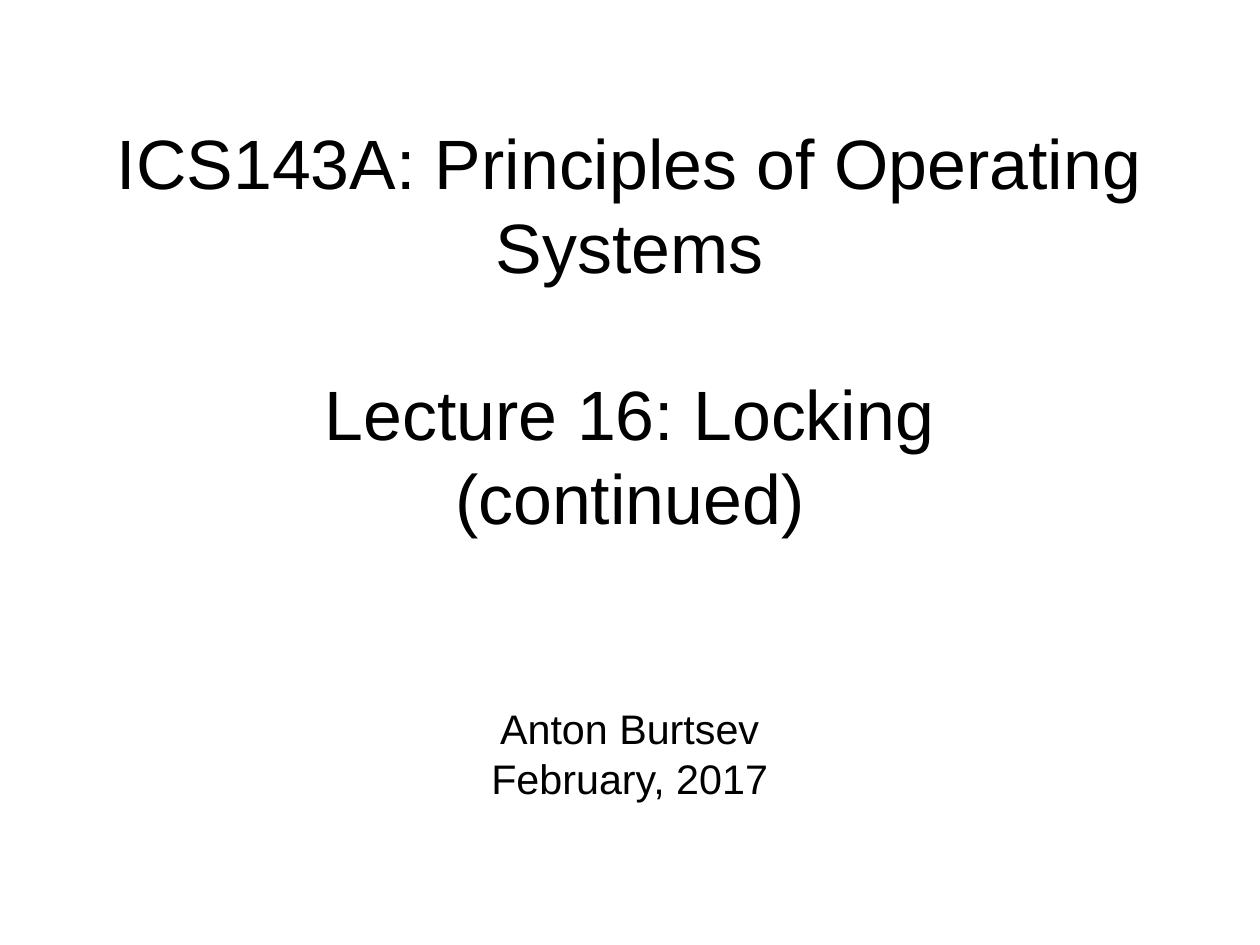
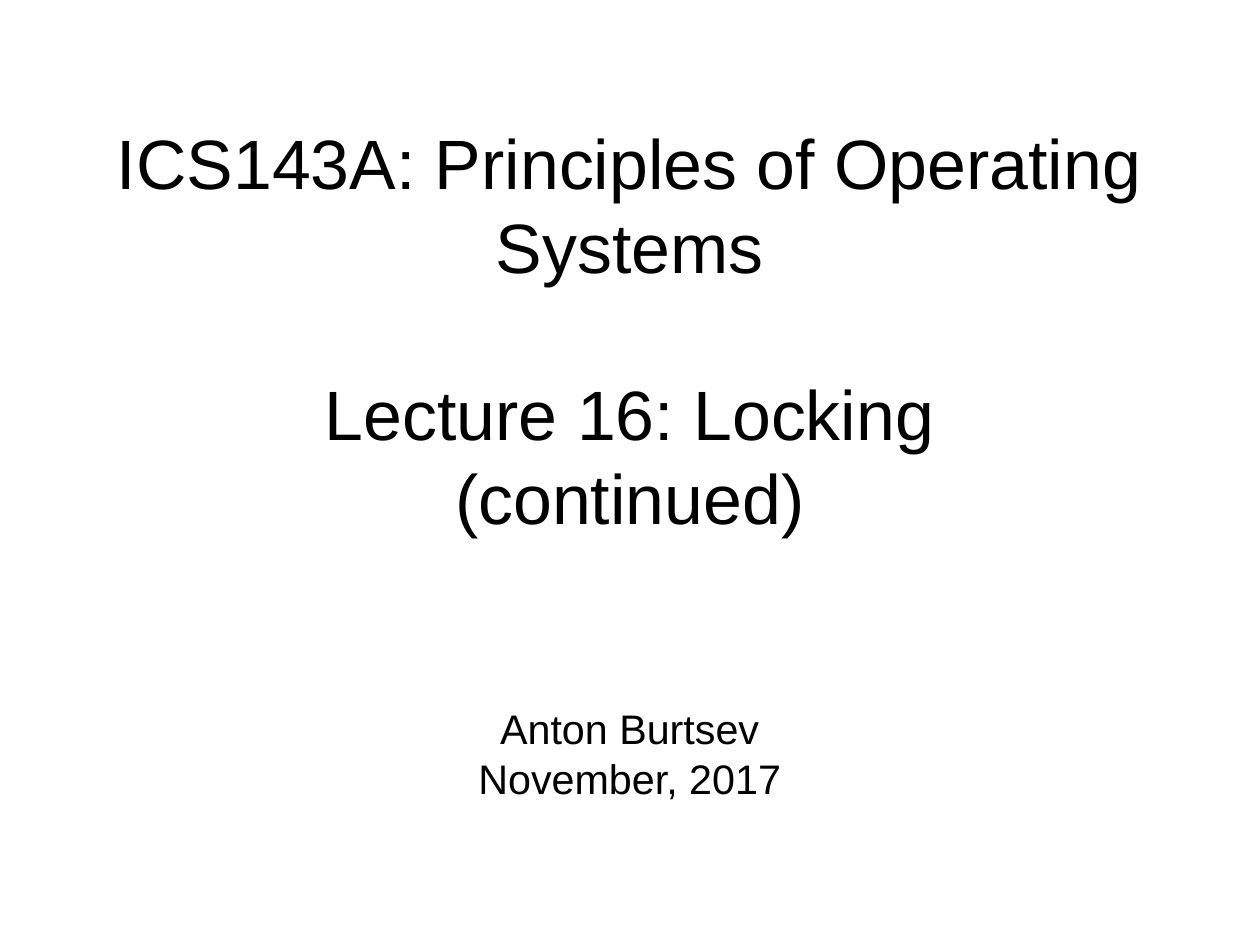
Before and after one commit to antonburtsev/cs5460, a slide deck: slide 1 of lectures/lecture16-locking-part2/lecture16-locking-part2.odp. Drawn at 1260x945 pixels with LibreOffice and Linux fonts; fonts in the diff are those of the drawing. Boxes give left, top, right and bottom in pixels: in the first picture for what was removed or moved away, otherwise in the second. Text is boxed around its words. In the diff, an @@ line names an element or a change of style, - is before the commit and + after.

Commit message:
Lecture 15 locking (part 2)

```diff
--- a/lectures/lecture16-locking-part2/lecture16-locking-part2.odp
+++ b/lectures/lecture16-locking-part2/lecture16-locking-part2.odp
@@ subtitle at <box>478,764,781,800</box>: text changed @@
-February, 2017
+November, 2017
```
Also in this commit, not shown: 3 other slides changed, 14 slides added, 2 other files.
